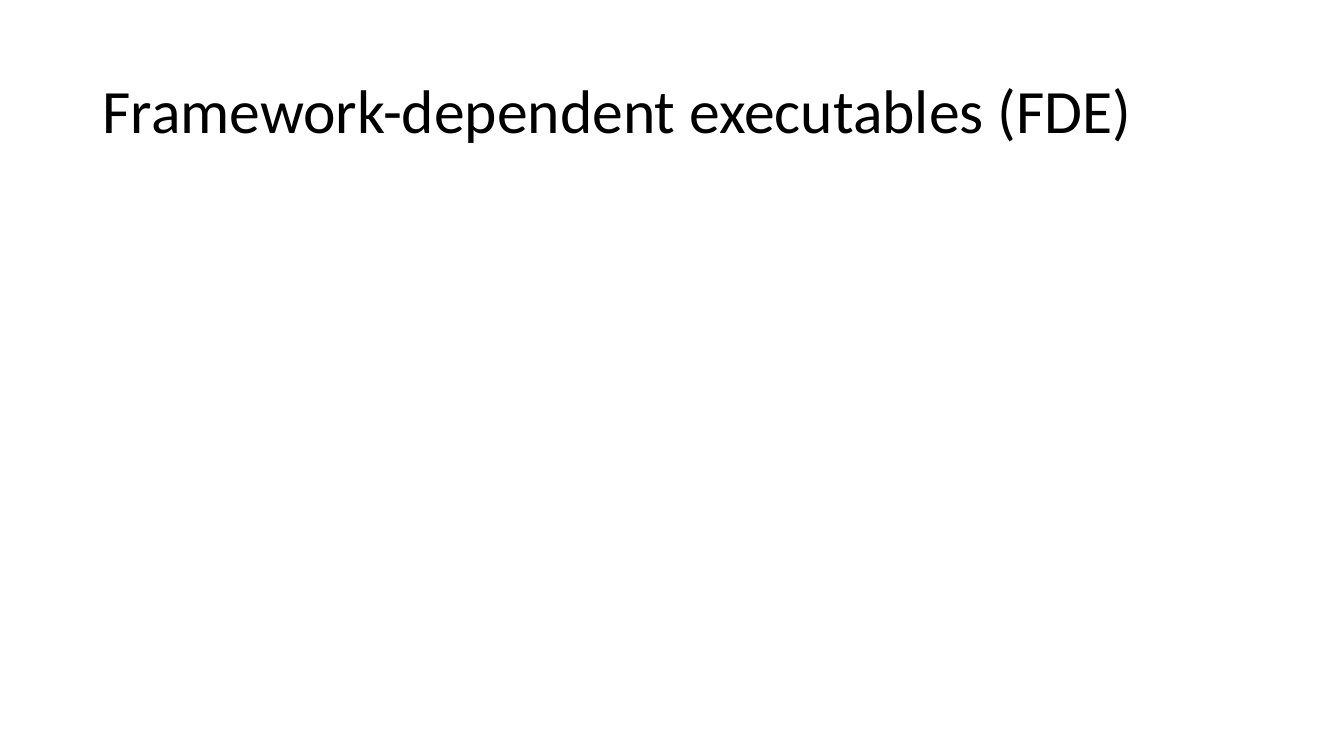
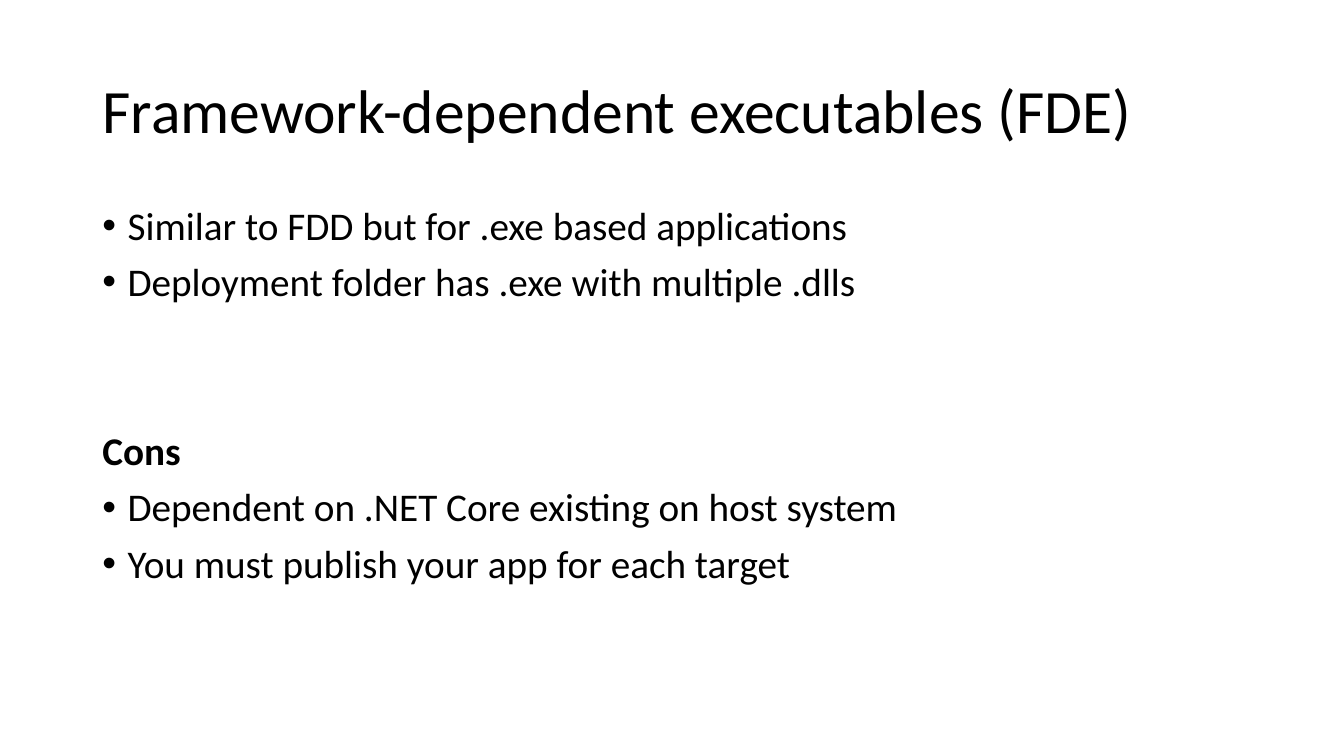
Before and after one commit to isaacrlevin/levin-talks, a slide deck: slide 11 of ASP.NETCoreDeployment/Ship It Good.pptx. Drawn at 1344x756 pixels with LibreOffice and Linux fonts; fonts in the diff are those of the drawing. Boxes give left, top, right and bottom in pixels: in the first picture for what was removed or moved away, otherwise in the second. Text is boxed around its words. In the diff, an @@ line names an element or a change of style, - is before the commit and + after.

```diff
--- a/ASP.NETCoreDeployment/Ship It Good.pptx
+++ b/ASP.NETCoreDeployment/Ship It Good.pptx
@@ text added at bbox=[102, 212, 897, 585], 28 pt, text #000000 @@
+• Similar to FDD but for .exe based applications
+• Deployment folder has .exe with multiple .dlls
+Cons
+• Dependent on .NET Core existing on host system
+• You must publish your app for each target
```
Also in this commit, not shown: 6 other slides changed.
